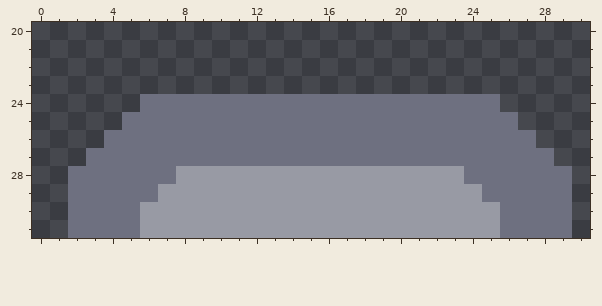
Two states of a pixel-art sprite, sprites/blocks/distribution/conveyors/ultra-bridge-conveyor/ultra-bridge-conveyor-end.png. This is how it looked before the edit.
The file is 32x32 pixels. Shown: x 0..30, y 20..31.
Once edited:
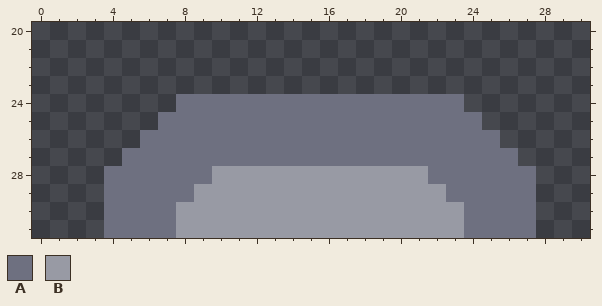
Palette (. is transparent): A #6e7080  B #989aa4
From old to new:
Changed rows in their new state; - is an unchanged pixel.
first column x 2:
24 ----..----------------..----
25 ---..------------------..---
26 --..--------------------..--
27 -..----------------------..-
28 ..----AA------------AA----..
29 ..---AA--------------AA---..
30 ..--AA----------------AA--..
31 ..--AA----------------AA--..
